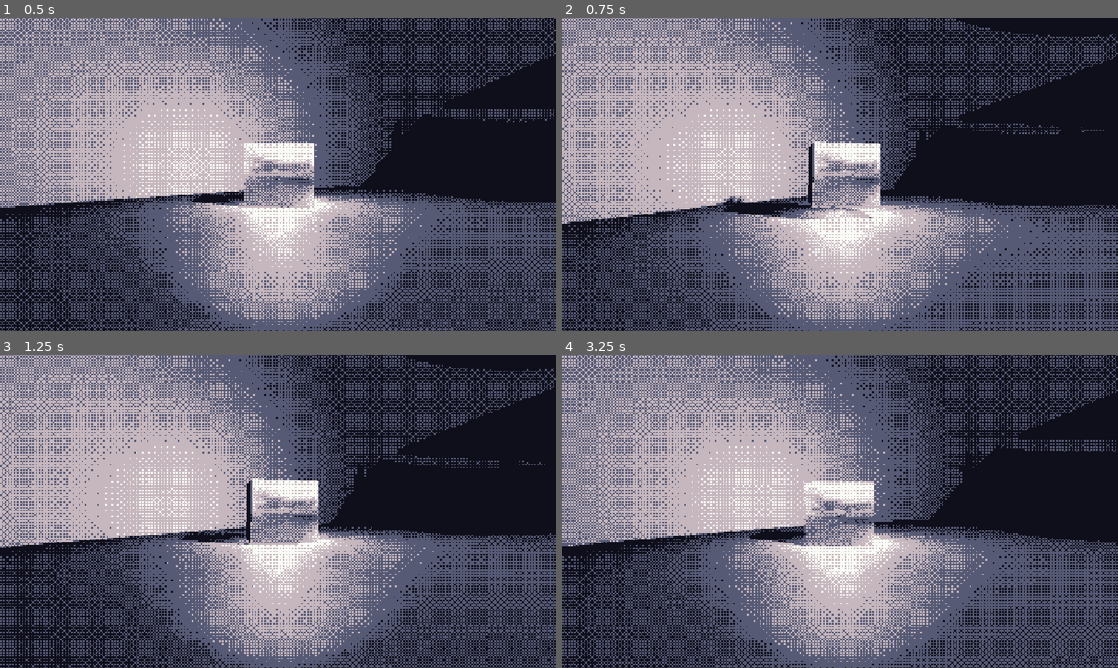
Above: before the commit, frames 1-4 (two rows, left to right).
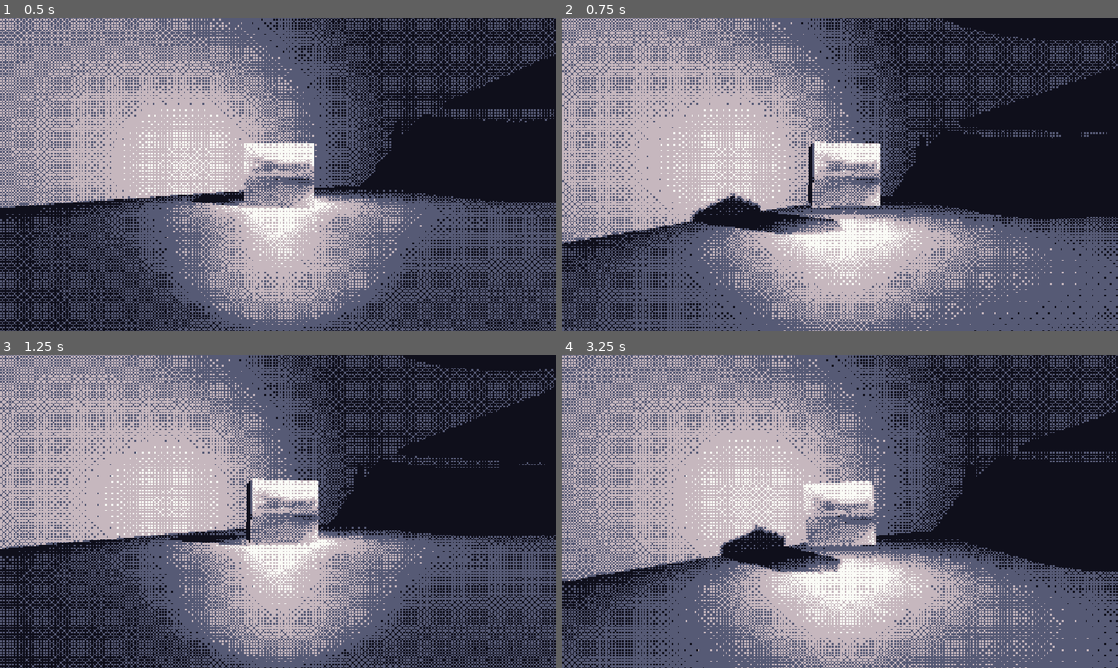
Above: after the commit, the same moments.

Repository: Sgedelta/orbscape
Game: Godot game, scene res://assets/maybe_real_game/filter_display.tscn
The game is run twice, just before and just after one commit, with the same random seed, the same clock (stepped at 60 frames per second) and the same inputs. The project has no main scene, so this scene is started directly.
Inputs (mouse positions are in pixels of both pictures, inside the frame that each line leads up to):
- Up to frame 1 (0.5 s): no input
- Up to frame 2 (0.75 s): tap Enter at 0.5 s; move the mouse to (867, 174) at 0.52 s; press the mouse at (867, 174) at 0.53 s
- Up to frame 3 (1.25 s): no input
- Up to frame 4 (3.25 s): move the mouse to (812, 511) at 1.27 s; release the mouse at (812, 511) at 1.28 s; tap Mouse wheel down (backward) at 1.35 s; click (812, 511) at 1.52 s; click (812, 511) at 1.55 s; click (812, 511) at 1.82 s; move the mouse to (851, 505) at 2.02 s; press the mouse at (851, 505) at 2.03 s; tap Mouse wheel up (forward) at 2.1 s; move the mouse to (834, 517) at 2.77 s; release the mouse at (834, 517) at 2.78 s; click (834, 517) at 2.85 s; click (834, 517) at 3.02 s

Frame 1 is identical in both runs. In frame 2, 14% of the frame differs, in the area x 0-100%, y 0-100%; in frame 3, 1.2%; in frame 4, 24%.

Commit message:
enemies in and updated

Diff:
--- a/assets/maybe_real_game/GameTower.tscn
+++ b/assets/maybe_real_game/GameTower.tscn
@@ -2,8 +2,11 @@
 
 [ext_resource type="PackedScene" uid="uid://c2vjq323unor0" path="res://assets/maybe_real_game/level1/level_one.tscn" id="1_ofbpu"]
 [ext_resource type="PackedScene" uid="uid://cw0ja044o6y0c" path="res://assets/maybe_real_game/pieces/spiral_staircase.tscn" id="2_1dani"]
+[ext_resource type="PackedScene" uid="uid://nq7p7q62xc3t" path="res://assets/maybe_real_game/level1/enemy.tscn" id="2_3vq08"]
 [ext_resource type="Script" uid="uid://dqq5ay35pfepp" path="res://assets/maybe_real_game/spinny.gd" id="2_eqirj"]
 [ext_resource type="PackedScene" uid="uid://b0o8xesv64481" path="res://assets/maybe_real_game/pieces/wipeout_slammer.tscn" id="2_ojdvh"]
+[ext_resource type="PackedScene" uid="uid://ddssp2f7m7qfj" path="res://assets/maybe_real_game/pieces/table.tscn" id="3_dcasu"]
+[ext_resource type="PackedScene" uid="uid://d3oscy43qpn6j" path="res://assets/maybe_real_game/pieces/candelabra.tscn" id="4_iqe8c"]
 [ext_resource type="PackedScene" uid="uid://dqwykaxnct045" path="res://assets/maybe_real_game/pieces/Slide.tscn" id="5_p0xdo"]
 
 [sub_resource type="PhysicsMaterial" id="PhysicsMaterial_p0xdo"]
@@ -76,9 +79,38 @@
 omni_attenuation = 0.4
 
 [node name="SpotLight3D" type="SpotLight3D" parent="Level2" unique_id=1057615024]
-transform = Transform3D(0.8660254, -2.1855694e-08, 0.5, -0.5, -3.7855173e-08, 0.8660254, 0, -1, -4.371139e-08, -15.418407, -0.33530426, 0)
+transform = Transform3D(0.8660254, -2.1855694e-08, 0.5, -0.5, -3.7855173e-08, 0.8660254, 0, -1, -4.371139e-08, -15.418407, -1.4743452, -0.7849592)
 light_energy = 4.679
 spot_range = 8.81285
+
+[node name="Enemy" parent="Level2" unique_id=301704104 instance=ExtResource("2_3vq08")]
+transform = Transform3D(-0.7734588, 0.50250345, 0.38633132, 0.3255825, -0.20797937, 0.92235607, 0.543836, 0.8391871, -0.0027428716, 4.714674, 2.125124, 2.5691853)
+checkpoints = Array[Vector3]([Vector3(0, 3.1384668, -6.8305163), Vector3(-6.622447, 3.1384668, 9.736153), Vector3(4.714674, 2.125124, 2.5691853)])
+rotation_checkpoints = Array[Vector3]([Vector3(-1.3476129, 0, 0), Vector3(-1.3601213, 0.032231007, 3.1415927), Vector3(-1.1741352, 1.577896, 2.1392517)])
+
+[node name="table" parent="Level2" unique_id=940387441 instance=ExtResource("3_dcasu")]
+transform = Transform3D(-0.43369827, 0, -5.984305, 0, 6, 0, 5.984305, 0, -0.43369827, -17.340204, -5.095111, -2.5318804)
+
+[node name="table2" parent="Level2" unique_id=1461098009 instance=ExtResource("3_dcasu")]
+transform = Transform3D(-5.9979973, 0, -0.15500456, 0, 6, 0, 0.15500456, 0, -5.9979973, 2.5225472, -5.095111, 12.001331)
+
+[node name="CandelabraTakeTwo" parent="Level2" unique_id=1093326846 instance=ExtResource("4_iqe8c")]
+transform = Transform3D(1.3, 0, 0, 0, 1.3, 0, 0, 0, 1.3, 6.5198383, -4.956773, 15.969468)
+
+[node name="CandelabraTakeTwo2" parent="Level2" unique_id=1461447072 instance=ExtResource("4_iqe8c")]
+transform = Transform3D(1.3, 0, 0, 0, 1.3, 0, 0, 0, 1.3, 2.7189355, -4.956773, -12.62801)
+
+[node name="CandelabraTakeTwo3" parent="Level2" unique_id=396168801 instance=ExtResource("4_iqe8c")]
+transform = Transform3D(1.3, 0, 0, 0, 1.3, 0, 0, 0, 1.3, -6.3367076, -4.956773, -1.3118124)
+
+[node name="CandelabraTakeTwo6" parent="Level2" unique_id=1307971113 instance=ExtResource("4_iqe8c")]
+transform = Transform3D(1.2446455, 0.09713719, 0.36252093, -0.37092808, 0.12707166, 1.2394614, 0.057178218, -1.290123, 0.14937702, -9.059095, -4.3502903, 6.586684)
+
+[node name="CandelabraTakeTwo5" parent="Level2" unique_id=1854033232 instance=ExtResource("4_iqe8c")]
+transform = Transform3D(1.3, 0, 0, 0, 1.3, 0, 0, 0, 1.3, 5.2853055, -4.956773, -2.2778225)
+
+[node name="CandelabraTakeTwo4" parent="Level2" unique_id=1364394976 instance=ExtResource("4_iqe8c")]
+transform = Transform3D(1.3, 0, 0, 0, 1.3, 0, 0, 0, 1.3, 6.7172284, -4.956773, 9.822818)
 
 [node name="Level3" type="Node3D" parent="." unique_id=874359485]
 transform = Transform3D(1, 0, 0, 0, 1, 0, 0, 0, 1, 0, -22.992306, 0)
@@ -125,6 +157,10 @@
 [node name="CSGBox3D6" type="CSGBox3D" parent="Level3/WallsAndFloor" unique_id=432422724]
 transform = Transform3D(-4.371139e-08, 0, 1, 0, 1, 0, -1, 0, -4.371139e-08, -5.622127, -3.450714, 1.8717575)
 size = Vector3(18.410282, 4.006836, 3.273436)
+
+[node name="CSGBox3D9" type="CSGBox3D" parent="Level3/WallsAndFloor" unique_id=1722584176]
+transform = Transform3D(-4.371139e-08, 0, 1, 0, 1, 0, -1, 0, -4.371139e-08, -1.0548959, -2.0273895, 1.9130731)
+size = Vector3(4.7328196, 6.853485, 0.37597585)
 
 [node name="CSGBox3D4" type="CSGBox3D" parent="Level3/WallsAndFloor" unique_id=464859922]
 transform = Transform3D(1, 0, 0, 0, 0.93779546, -0.34718817, 0, 0.34718817, 0.93779546, 12.02903, -2.8878784, -13.283279)
@@ -146,7 +182,7 @@
 transform = Transform3D(4.1540194, 0, -4.329448, 0, 6.000001, 0, 4.329448, 0, 4.1540194, 28.724586, -16.872837, 6.3654046)
 
 [node name="StaticBody3D" type="StaticBody3D" parent="Level3" unique_id=73078331]
-transform = Transform3D(1, 0, 0, 0, 1, 0, 0, 0, 1, -10.436258, -4.0497017, -10.4876995)
+transform = Transform3D(1.1, 0, 0, 0, 1.1, 0, 0, 0, 1.1, -6.134927, -3.920578, -10.4876995)
 physics_material_override = SubResource("PhysicsMaterial_p0xdo")
 script = ExtResource("2_eqirj")
 speed = 2.0943951023931953
@@ -180,6 +216,13 @@
 [node name="MeshInstance3D2" type="MeshInstance3D" parent="Level3/StaticBody3D2" unique_id=1210853047]
 transform = Transform3D(1, 0, 0, 0, 1, 0, 0, 0, 1, 0, -2.0058537, 0)
 mesh = SubResource("CylinderMesh_cx3vu")
+
+[node name="Enemy" parent="Level3" unique_id=1717401248 instance=ExtResource("2_3vq08")]
+transform = Transform3D(-4.371139e-08, 0, -1, 0, 1, 0, 1, 0, -4.371139e-08, -3.695341, -3.4878025, 15.940433)
+spot_range = 7.8602304
+spot_angle = 13.286272
+checkpoints = Array[Vector3]([Vector3(-3.695341, -3.4878025, -8.754504), Vector3(-3.695341, -3.4878025, 15.940433)])
+rotation_checkpoints = Array[Vector3]([Vector3(0, -1.5707964, 0), Vector3(0, -1.5707964, 0)])
 
 [node name="Level4" type="Node3D" parent="." unique_id=281384098]
 transform = Transform3D(1, 0, 0, 0, 1, 0, 0, 0, 1, 0, -34.41616, 0)
@@ -226,7 +269,7 @@
 [node name="CSGCylinder3D3" type="CSGCylinder3D" parent="Level4/WallsAndFloor" unique_id=1056031090]
 transform = Transform3D(0.043888133, -0.62035674, -0.78309083, 0, 0.78384626, -0.6209551, 0.99903655, 0.027252562, 0.034401547, 0, -3.6584778, -15.506856)
 operation = 2
-radius = 0.55
+radius = 0.475
 height = 16.852417
 sides = 32
 
@@ -710,5 +753,17 @@
 transform = Transform3D(1, 0, 0, 0, 1, 0, 0, 0, 1, 0, -0.30786133, 0.23535156)
 shape = SubResource("BoxShape3D_27m30")
 
+[node name="Enemy" parent="Level4" unique_id=1737557655 instance=ExtResource("2_3vq08")]
+transform = Transform3D(1, 0, 0, 0, -4.371139e-08, 1, 0, -1, -4.371139e-08, 4.7967253, 3.9803925, -2.395452)
+spot_angle = 17.69475
+checkpoints = Array[Vector3]([Vector3(4.7967253, 3.9803925, -2.395452), Vector3(4.7967253, 3.9803925, 14.786877), Vector3(-5.06, 3.5, 14.787), Vector3(-12.286, 3.5, 1.276), Vector3(-13.969239, 3.9803925, -2.395452)])
+rotation_checkpoints = Array[Vector3]([Vector3(-1.5707964, 0, 0), Vector3(-1.5707964, 0, 0), Vector3(0, 1.5707964, 0), Vector3(0, 1.5707964, 0), Vector3(-1.5707964, 0, 0)])
+
+[node name="Enemy2" parent="Level4" unique_id=275745663 instance=ExtResource("2_3vq08")]
+transform = Transform3D(-4.371139e-08, 0, 1, 0, 1, 0, -1, 0, -4.371139e-08, -5.06, 3.5, 14.787)
+spot_angle = 17.69475
+checkpoints = Array[Vector3]([Vector3(-5.06, 3.5, 14.787), Vector3(-12.286, 3.5, 1.276), Vector3(-13.969239, 3.9803925, -2.395452), Vector3(4.7967253, 3.9803925, -2.395452), Vector3(4.7967253, 3.9803925, 14.786877)])
+rotation_checkpoints = Array[Vector3]([Vector3(0, 1.5707964, 0), Vector3(0, 1.5707964, 0), Vector3(-1.5707964, 0, 0), Vector3(-1.5707964, 0, 0), Vector3(-1.5707964, 0, 0)])
+
 [node name="Slide2" parent="." unique_id=91870074 instance=ExtResource("5_p0xdo")]
 transform = Transform3D(-8.871677, 0, -4.614471, 0, 10, 0, 4.614471, 0, -8.871677, 13.953722, -93.135925, -23.236494)
--- a/assets/maybe_real_game/enemy.gd
+++ b/assets/maybe_real_game/enemy.gd
@@ -1,6 +1,7 @@
 extends SpotLight3D
 
 @export var checkpoints: Array[Vector3]
+@export var rotation_checkpoints: Array[Vector3]
 @export var speed := 3.0
 
 var player_radius := 0.5
@@ -18,8 +19,13 @@
 
 func _patrol(delta: float) -> void:
 	var goal : Vector3 = checkpoints[_target]
-	global_position = global_position.move_toward(goal, speed * delta)
-	if global_position.distance_to(goal) < 0.05:
+	var rot_goal : Vector3 = rotation_checkpoints[_target]
+	var rot_speed = rot_goal.distance_to(rotation_checkpoints[_target - 1]) / (max(goal.distance_to(checkpoints[_target-1]), .01) / speed)
+
+	position = position.move_toward(goal, speed * delta)
+	rotation = rotation.move_toward(rot_goal, rot_speed * delta)
+
+	if position.distance_to(goal) < 0.05:
 		_target = (_target + 1) % checkpoints.size()
 
 func _is_player_lit() -> bool:
@@ -40,7 +46,6 @@
 		0xFFFFFFFF - 2)
 	#query.exclude = [player.get_rid()]
 	var hit := space_state.intersect_ray(query)
-	print(hit)
 	return space_state.intersect_ray(query).is_empty()
 
 func _on_caught() -> void:
--- a/assets/maybe_real_game/level1/enemy.tscn
+++ b/assets/maybe_real_game/level1/enemy.tscn
@@ -1,12 +1,15 @@
 [gd_scene format=3 uid="uid://nq7p7q62xc3t"]
 
+[ext_resource type="Texture2D" uid="uid://lbhmfe48ccyn" path="res://assets/random_bs_go/20261113_214406.jpg" id="1_gmrfx"]
 [ext_resource type="Script" uid="uid://dhk17fg6v53lj" path="res://assets/maybe_real_game/enemy.gd" id="1_sch8t"]
 
 [node name="Enemy" type="SpotLight3D" unique_id=301704104]
 transform = Transform3D(1, 0, 0, 0, -4.371139e-08, 1, 0, -1, -4.371139e-08, 0, 0, 0)
-light_energy = 5.0
+light_energy = 50.0
+light_projector = ExtResource("1_gmrfx")
+shadow_enabled = true
 spot_range = 12.0
-spot_attenuation = 0.5
+spot_attenuation = 0.1
 spot_angle = 30.0
 script = ExtResource("1_sch8t")
 checkpoints = Array[Vector3]([Vector3(0, 3.7184975, 0)])
--- a/assets/maybe_real_game/level1/level_one.tscn
+++ b/assets/maybe_real_game/level1/level_one.tscn
@@ -39,7 +39,7 @@
 camera_controller = NodePath("../CameraController")
 dent_str_scalar = 0.15
 sensitivity = 25.0
-jump_str = 2.0
+jump_str = 3.5
 jump_count = 1
 ball_texture = ExtResource("2_bhkry")
 
@@ -73,4 +73,6 @@
 transform = Transform3D(4.518999, 0, -3.9469793, 0, 6, 0, 3.9469793, 0, 4.518999, 25.028303, -16.975277, -1.6169243)
 
 [node name="Enemy" parent="." unique_id=301704104 instance=ExtResource("7_hjewk")]
-transform = Transform3D(1, 0, 0, 0, -4.371139e-08, 1, 0, -1, -4.371139e-08, 0, 3.7184975, 0)
+transform = Transform3D(1, 0, 0, 0, 0.34439835, 0.9388236, 0, -0.9388236, 0.34439835, 0, 3.7184975, -2.6286993)
+spot_angle = 40.0
+rotation_checkpoints = Array[Vector3]([Vector3(-1.2191985, 0, 0)])
--- a/assets/random_bs_go/camera.gd
+++ b/assets/random_bs_go/camera.gd
@@ -25,6 +25,8 @@
 
 	elif event is InputEventKey and event.pressed and event.keycode == KEY_ESCAPE:
 		Input.mouse_mode = Input.MOUSE_MODE_VISIBLE
+	elif event is InputEventMouseButton and event.pressed and Input.mouse_mode != Input.MOUSE_MODE_CAPTURED:
+		Input.mouse_mode = Input.MOUSE_MODE_CAPTURED
 
 
 func _process(delta: float) -> void:
--- a/assets/random_bs_go/test_player_controller.gd
+++ b/assets/random_bs_go/test_player_controller.gd
@@ -27,7 +27,7 @@
 var mdt = MeshDataTool.new()
 
 var accumulated_force = 0.0;
-var GROUNDED_ANGLE = deg_to_rad(15)
+var GROUNDED_ANGLE = deg_to_rad(30)
 var _on_ground_this_frame = false
 var COYOTE_TIME = .1
 var _time_since_ground = 10000
